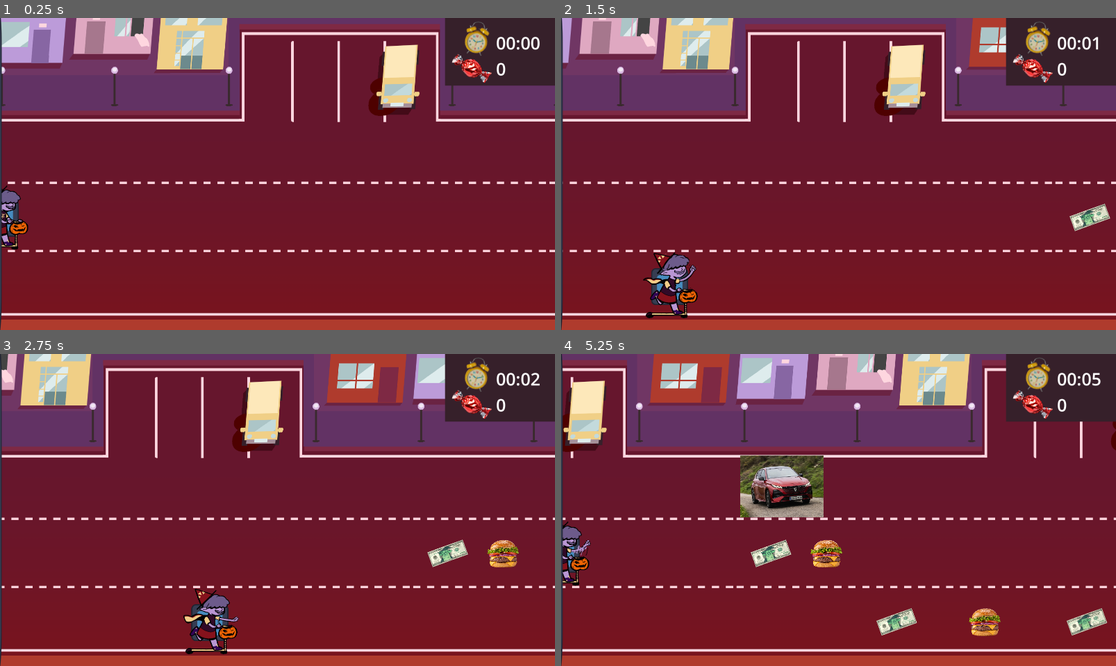
Above: before the commit, frames 1-4 (two rows, left to right).
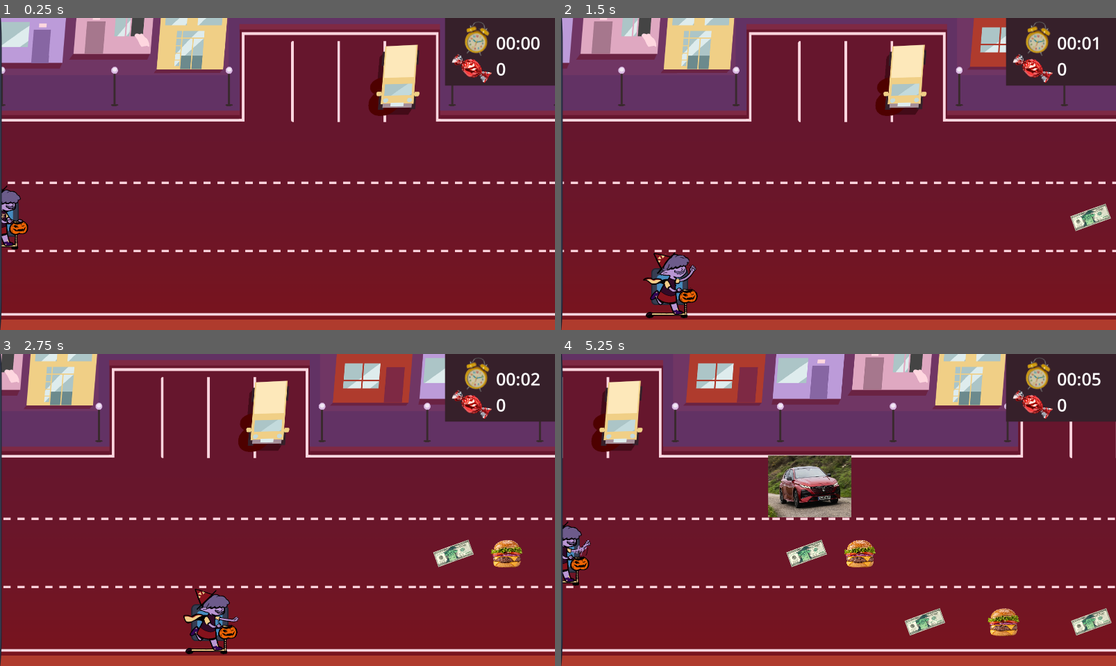
Above: after the commit, the same moments.

Repository: Mantequill/RadiDelta
Game: Godot game, scene res://02_scenes/03_levels/main.tscn
The game is run twice, just before and just after one commit, with the same random seed, the same clock (stepped at 60 frames per second) and the same inputs. The engine's default icon, where the game draws it, is replaced by a stand-in: a white triangle on a blue panel in a dark square. Sound files missing from this copy of the repository are replaced by a short silence.
Inputs:
- Up to frame 1 (0.25 s): no input
- Up to frame 2 (1.5 s): hold Right 0.53-1.28 s; hold E 0.53-1.28 s; hold Down from 1.28 s (still down); tap Q at 1.35 s
- Up to frame 3 (2.75 s): release Down at 2.03 s; hold Right from 2.03 s (still down); hold E from 2.03 s (still down)
- Up to frame 4 (5.25 s): release Right at 2.78 s; release E at 2.78 s; hold Up 2.78-3.53 s; tap Q at 2.85, 4.35 s; hold E 3.53-4.28 s; hold Left 3.53-5.03 s; hold Down from 5.03 s (still down); hold E from 5.03 s (still down)

The runs differ from the first frame. In frame 2, 2.4% of the frame differs, in the area x 0-100%, y 0-76%; in frame 3, 7.8%; in frame 4, 22%, in the area x 0-100%, y 0-91%.

Commit message:
límite de velocidad puesto + ahora sube más lento

Diff:
--- a/radi-delta/02_scenes/01_characters/player.gd
+++ b/radi-delta/02_scenes/01_characters/player.gd
@@ -28,7 +28,9 @@
 	$BotLane.position.y = SPAWN_HEIGHT + (SPAWN_ADD*2)
 # Called every frame. 'delta' is the elapsed time since the previous frame.
 func _process(delta):
-	scroll_speed += 1/(t*5+1)
+	if scroll_speed < 1800:
+		scroll_speed += 1/(t*30+1)
+	print(scroll_speed)
 	t += delta *0.005
 	input_dir = Vector2()
 	if Input.is_key_pressed(KEY_RIGHT) and not(is_hit):
--- a/radi-delta/02_scenes/03_levels/player_camera.gd
+++ b/radi-delta/02_scenes/03_levels/player_camera.gd
@@ -7,9 +7,9 @@
 func _ready() -> void:
 	pass # Replace with function body.
 
-
 # Called every frame. 'delta' is the elapsed time since the previous frame.
 func _process(delta: float) -> void:
-	scroll_speed += 1/(t*5+1)
+	if scroll_speed < 1800:
+		scroll_speed += 1/(t*30+1)
 	t += delta *0.005
 	position.x += scroll_speed*delta
